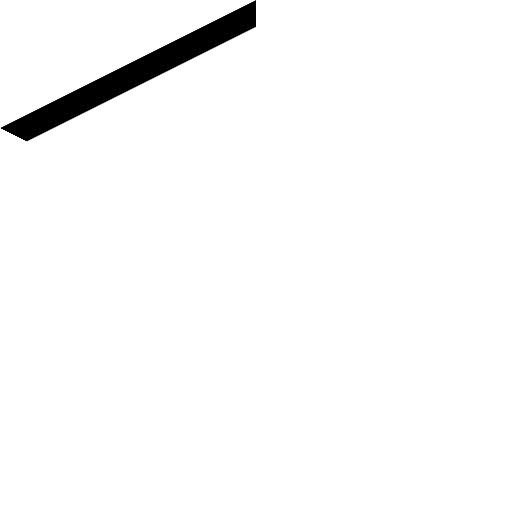
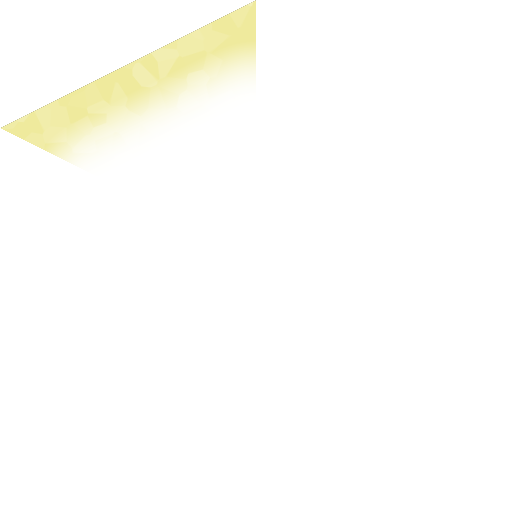
The second 512×512 image is a revision of the first. Changes to its layers:
added layer "Sand" above "Group 1" over [1, 0, 256, 172]
added group "Group 1" with 3 layers above "Polygon 1" over [1, 0, 256, 172]
showed "Polygon 1 copy 2", moved it into group "Group 1" over [1, 0, 256, 172]
hid "Layer 4", moved it into group "Group 1" over [1, 0, 256, 142]
